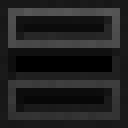
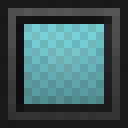
Layers edited between the first and the second (128, 128) image:
added group "motion_sensor" with 1 layers above "assembler" over [8, 24, 120, 104]
added layer "top" (1st of 11, in "motion_sensor") in group "motion_sensor" over [8, 24, 120, 104]
hid group "assembler" (5 layers) over [8, 24, 120, 104]
